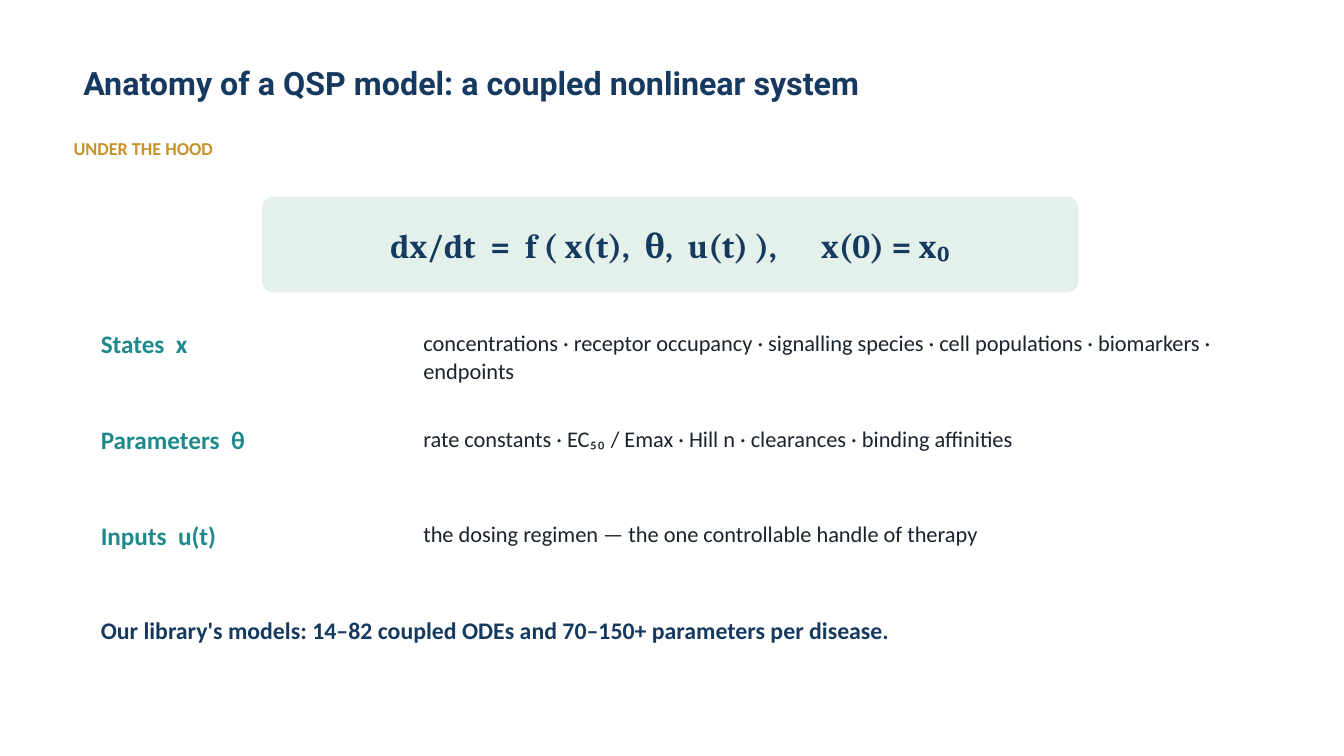
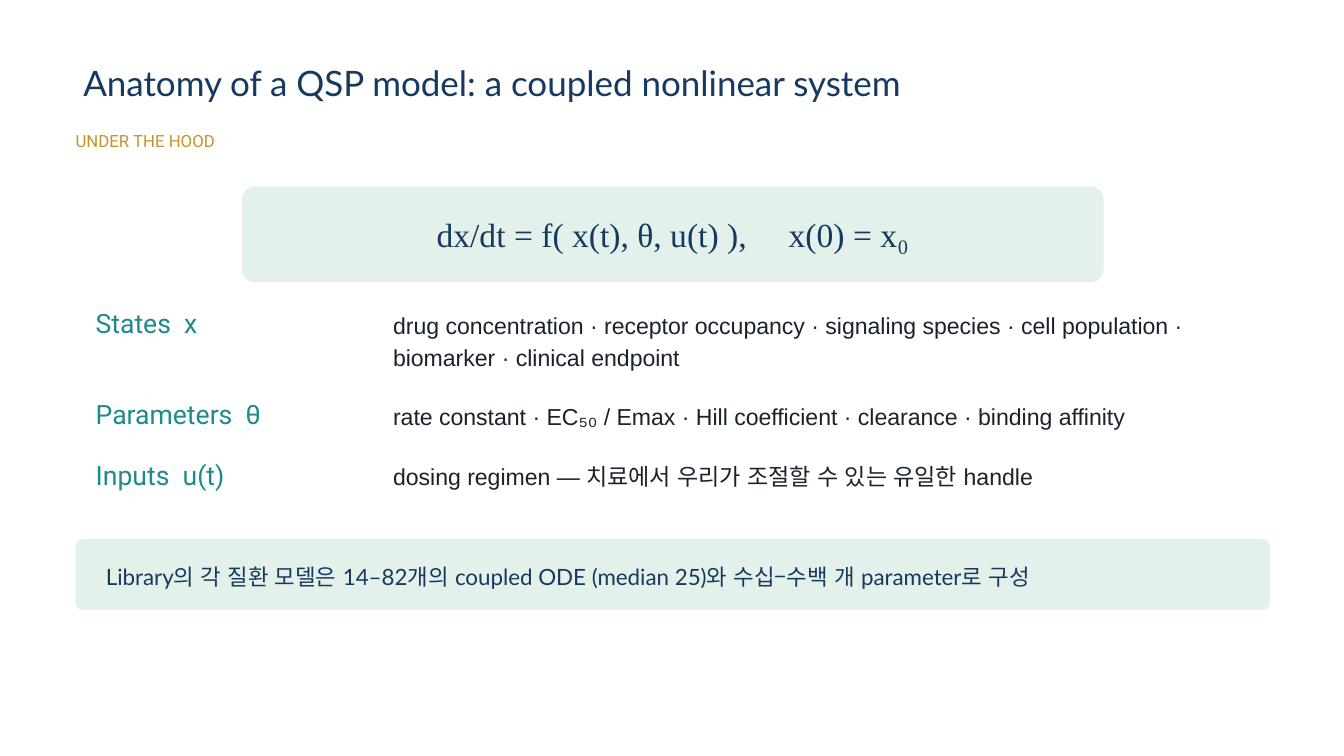
Before and after one commit to pipetcpt/qsp, a slide deck: slide 8 of presentation/2026-tox.pptx. Drawn at 1344x756 pixels with LibreOffice and Linux fonts; fonts in the diff are those of the drawing; background and template pictures are left out. Boxes give left, top, right and bottom in pixels: in the first picture for what was removed or moved away, otherwise in the second. Text is boxed around its words. In the diff, an @@ line names an element or a change of style, - is before the commit and + after.

```diff
--- a/presentation/2026-tox.pptx
+++ b/presentation/2026-tox.pptx
@@ title "Anatomy of a QSP model: ..." at [83, 70, 900, 102]: size 23 to 25 pt, font Roboto to Lato, bold off @@
@@ text "UNDER THE HOOD" at [76, 135, 215, 147]: size 13 to 12 pt, font Calibri to Roboto, bold off; line spacing 1.04 to 1 @@
@@ rounded rectangle: place and size @@
-rounded rectangle at [262, 197, 1079, 292]
+rounded rectangle at [242, 187, 1104, 282]
@@ rounded rectangle at [242, 187, 1104, 282]: proportions changed @@
@@ text at [437, 223, 909, 254]: text changed; font Cambria to Times New Roman; bold off @@
-dx/dt = f ( x(t), θ, u(t) ), x(0) = x₀
+dx/dt = f( x(t), θ, u(t) ), x(0) = x₀
@@ text "States x": place and size @@
-text "States x" at [101, 336, 188, 353]
+text "States x" at [96, 314, 197, 334]
@@ text at [393, 317, 1168, 371]: text changed; size 16 to 16.5 pt; font Calibri to Arial @@
-concentrations · receptor occupancy · signalling species · cell populations · biomarkers · endpoints
+drug concentration · receptor occupancy · signaling species · cell population · biomarker · clinical endpoint
@@ text "Parameters θ": place and size @@
-text "Parameters θ" at [101, 431, 245, 449]
+text "Parameters θ" at [96, 405, 261, 425]
@@ text at [393, 408, 1125, 430]: text changed; size 16 to 16.5 pt; font Calibri to Arial @@
-rate constants · EC₅₀ / Emax · Hill n · clearances · binding affinities
+rate constant · EC₅₀ / Emax · Hill coefficient · clearance · binding affinity
@@ size 18 to 19 pt, font Calibri to Roboto, bold off; line spacing 1.04 to 1 in 3 elements at [96, 314, 197, 334], [96, 405, 261, 425], [96, 464, 225, 491] @@
@@ text "Inputs u(t)": place and size @@
-text "Inputs u(t)" at [101, 526, 216, 549]
+text "Inputs u(t)" at [96, 464, 225, 491]
@@ text at [393, 465, 1033, 490]: text changed; size 16 to 16.5 pt; font Calibri to Arial @@
-the dosing regimen — the one controllable handle of therapy
+dosing regimen — 치료에서 우리가 조절할 수 있는 유일한 handle
@@ rounded rectangle added at [76, 539, 1270, 610], fill #E4F1EB @@
@@ text added at [106, 566, 1030, 589], 16 pt, text #163A5F @@
+Library의 각 질환 모델은 14–82개의 coupled ODE (median 25)와 수십–수백 개 parameter로 구성
@@ text removed at [101, 622, 889, 643] @@
-Our library's models: 14–82 coupled ODEs and 70–150+ parameters per disease.
```
Also in this commit, not shown: 24 other slides changed, 22 slides added, 23 slides removed, 52 other files.
